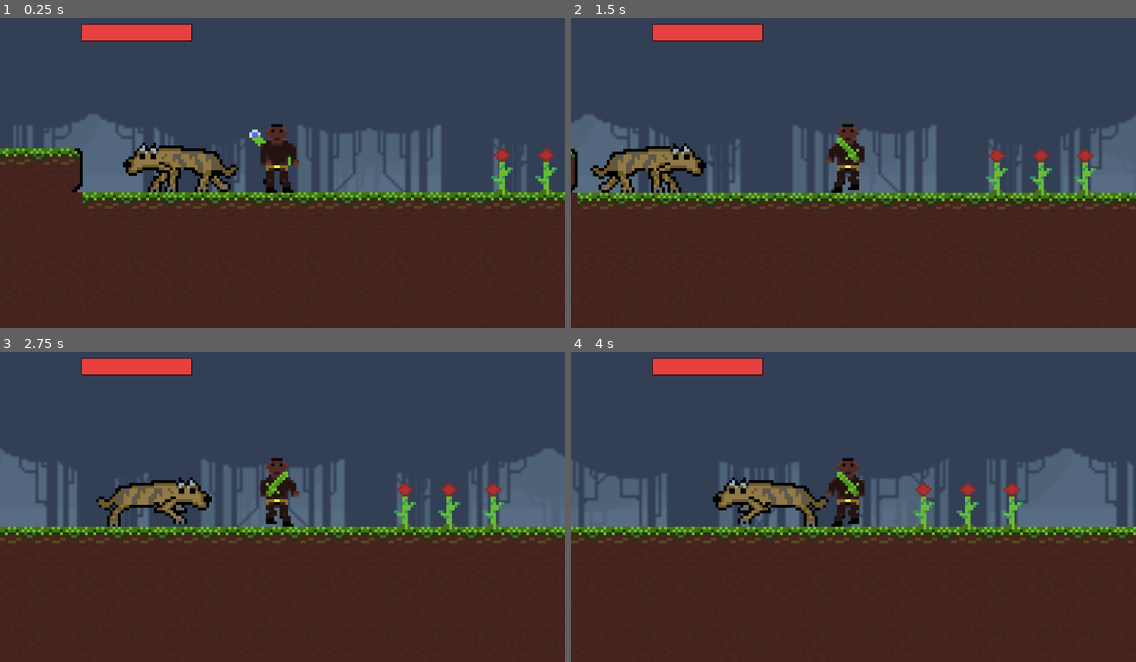
Above: before the commit, frames 1-4 (two rows, left to right).
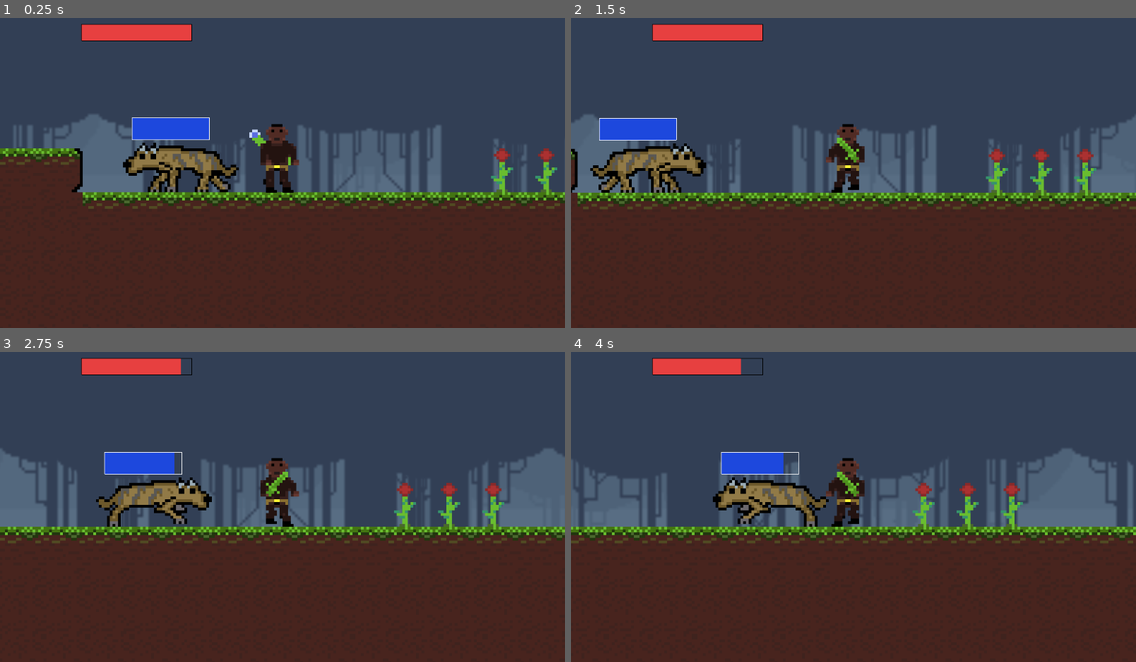
Above: after the commit, the same moments.

Repository: amandamartinsco/cronicas-de-terragaia
Game: Godot game, scene res://scenes/enemy.tscn
The game is run twice, just before and just after one commit, with the same random seed, the same clock (stepped at 60 frames per second) and the same inputs.
Inputs:
- Up to frame 1 (0.25 s): no input
- Up to frame 2 (1.5 s): hold Right (ui_right) 0.53-1.28 s; hold Left (ui_left) from 1.28 s (still down)
- Up to frame 3 (2.75 s): release Left (ui_left) at 2.03 s; hold Right (ui_right) from 2.03 s (still down)
- Up to frame 4 (4 s): release Right (ui_right) at 3.53 s; hold Left (ui_left) from 3.53 s (still down)

The runs differ from the first frame. In frame 1, 1.0% of the frame differs, in the area x 23-38%, y 32-40%; in frame 2, 1.0%; in frame 3, 1.0%; in frame 4, 1.0%.

Commit message:
player e inimigo recebem dano

Diff:
--- /dev/null
+++ b/src/scenes/barradevida_inimigo.tscn
@@ -0,0 +1,11 @@
+[gd_scene load_steps=2 format=2]
+
+[ext_resource path="res://scripts/barradevida_inimigo.gd" type="Script" id=1]
+
+[node name="barradevida_inimigo" type="ColorRect"]
+margin_right = 40.0
+margin_bottom = 40.0
+script = ExtResource( 1 )
+__meta__ = {
+"_edit_use_anchors_": false
+}
--- a/src/scenes/enemy.tscn
+++ b/src/scenes/enemy.tscn
@@ -29,6 +29,9 @@
 ] instance=ExtResource( 3 )]
 position = Vector2( 109.374, -0.144588 )
 
+[node name="HumanBase2" parent="player" index="0"]
+frame = 24
+
 [node name="CanvasLayer" type="CanvasLayer" parent="."]
 
 [node name="ColorRect" parent="CanvasLayer" instance=ExtResource( 4 )]
--- a/src/scenes/enemy_real.tscn
+++ b/src/scenes/enemy_real.tscn
@@ -1,7 +1,9 @@
-[gd_scene load_steps=8 format=2]
+[gd_scene load_steps=10 format=2]
 
 [ext_resource path="res://assets/sprites/lobo_inimigo-Sheet.png" type="Texture" id=1]
 [ext_resource path="res://scripts/enemy.gd" type="Script" id=2]
+[ext_resource path="res://scripts/weak_spot.gd" type="Script" id=3]
+[ext_resource path="res://scenes/barradevida_inimigo.tscn" type="PackedScene" id=4]
 
 [sub_resource type="RectangleShape2D" id=1]
 extents = Vector2( 20.9023, 8.066 )
@@ -86,8 +88,8 @@
 scale = Vector2( 1.6156, 0.80817 )
 
 [node name="weak_spot" type="Area2D" parent="."]
-collision_layer = 4
-collision_mask = 4
+collision_layer = 2
+script = ExtResource( 3 )
 
 [node name="CollisionShape2D" type="CollisionShape2D" parent="weak_spot"]
 visible = false
@@ -100,6 +102,7 @@
 anims/walk = SubResource( 5 )
 
 [node name="attack" type="Area2D" parent="."]
+collision_layer = 2
 
 [node name="esquerda" type="CollisionPolygon2D" parent="attack"]
 position = Vector2( -1.27886, 0 )
@@ -110,7 +113,15 @@
 position = Vector2( 36.501, 0 )
 polygon = PoolVector2Array( -15.6075, -7.405, -10.4068, -7.57552, -10.9184, 2.82588, -17.3127, 2.82588, -17.3979, -7.57552 )
 disabled = true
+
+[node name="barradevida_inimigo" parent="." instance=ExtResource( 4 )]
+margin_left = -13.5185
+margin_top = -19.2764
+margin_right = 14.4815
+margin_bottom = -11.2764
+color = Color( 0.117647, 0.286275, 0.870588, 1 )
 [connection signal="screen_entered" from="VisibilityNotifier2D" to="." method="_on_VisibilityNotifier2D_screen_entered"]
 [connection signal="screen_exited" from="VisibilityNotifier2D" to="." method="_on_VisibilityNotifier2D_screen_exited"]
-[connection signal="area_entered" from="weak_spot" to="." method="_on_Area2D_area_entered"]
+[connection signal="damage" from="weak_spot" to="." method="_on_weak_spot_damage"]
 [connection signal="area_entered" from="attack" to="." method="_on_attack_area_entered"]
+[connection signal="area_shape_entered" from="attack" to="." method="_on_attack_area_shape_entered"]
--- a/src/scenes/player.tscn
+++ b/src/scenes/player.tscn
@@ -98,8 +98,7 @@
 
 [node name="damage_area" type="Area2D" parent="."]
 position = Vector2( 136.656, 104.424 )
-collision_layer = 4
-collision_mask = 4
+collision_mask = 2
 script = ExtResource( 3 )
 __meta__ = {
 "_edit_group_": true
@@ -130,6 +129,7 @@
 
 [node name="attack" type="Area2D" parent="."]
 visible = false
+collision_mask = 2
 
 [node name="direita" type="CollisionPolygon2D" parent="attack"]
 polygon = PoolVector2Array( 145.974, 101.276, 149.965, 101.235, 149.965, 105.227, 145.938, 105.197 )
--- /dev/null
+++ b/src/scripts/barradevida_inimigo.gd
@@ -0,0 +1,20 @@
+extends ColorRect
+
+onready var init_rect_size = rect_size
+
+var scale = 1 setget set_scale
+
+# Called when the node enters the scene tree for the first time.
+func _ready() -> void:
+	get_parent().connect("life_scale_enemy", self, "on_life_scale")
+	pass
+
+func _draw() -> void:
+	draw_rect(Rect2(Vector2(), init_rect_size), Color(1,1,1,1), false)
+
+func on_life_scale(sc):
+	set_scale(sc)
+
+func set_scale(val):
+	scale = val
+	rect_size.x = init_rect_size.x * scale
--- a/src/scripts/enemy.gd
+++ b/src/scripts/enemy.gd
@@ -15,6 +15,12 @@
 var olhar_direita = true
 
 signal pode_dropar(pd)
+
+signal life_scale_enemy(sc)
+
+export var life = 100
+
+onready var init_life = life
 
 # Called when the node enters the scene tree for the first time.
 func _ready() -> void:
@@ -82,4 +88,11 @@
 func _on_attack_area_entered(area: Area2D) -> void:
 	if area.has_method("hit"):
 		area.hit(damage, self)
-	print(area)
+
+func _on_weak_spot_damage(damage, node) -> void:
+	life -= damage
+	emit_signal("life_scale_enemy", (float(self.life) / float(self.init_life)))
+
+
+func _on_attack_area_shape_entered(area_id: int, area: Area2D, area_shape: int, self_shape: int) -> void:
+	pass
--- a/src/scripts/player.gd
+++ b/src/scripts/player.gd
@@ -10,7 +10,7 @@
 
 signal life_scale(sc)
 
-export var life = 300
+export var life = 100
 
 onready var init_life = life
 
@@ -63,7 +63,6 @@
 
 func _on_damage_area_damage(damage, node) -> void:
 	life -= damage
-	print(life)
 	emit_signal("life_scale", (float(self.life) / float(self.init_life)))
 
 func _on_AnimationPlayer_animation_finished(anim_name: String) -> void:
@@ -81,3 +80,4 @@
 func _on_attack_area_entered(area: Area2D) -> void:
 	if area.has_method("hit"):
 		area.hit(damage, self)
+	print(area.get_parent().get_filename())
